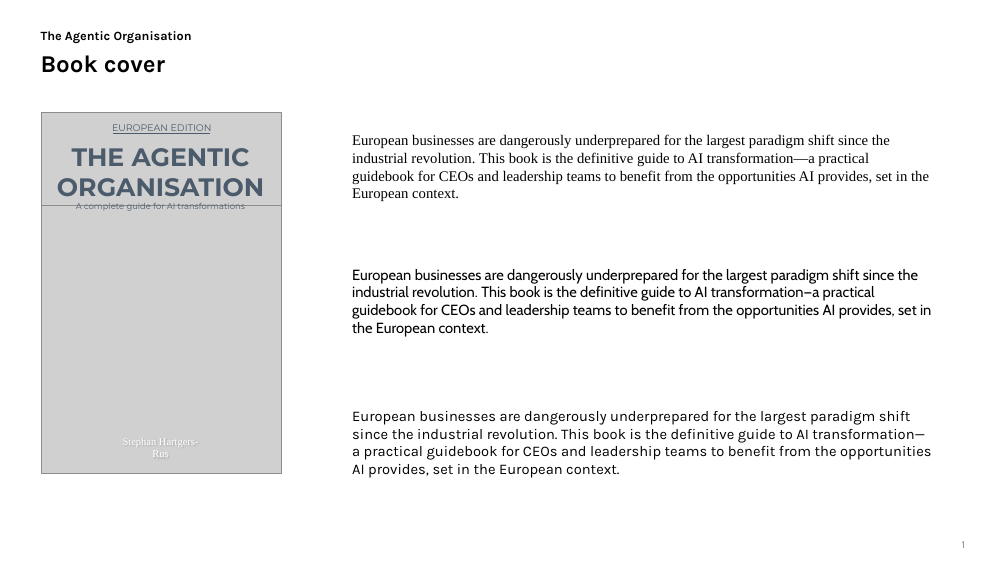
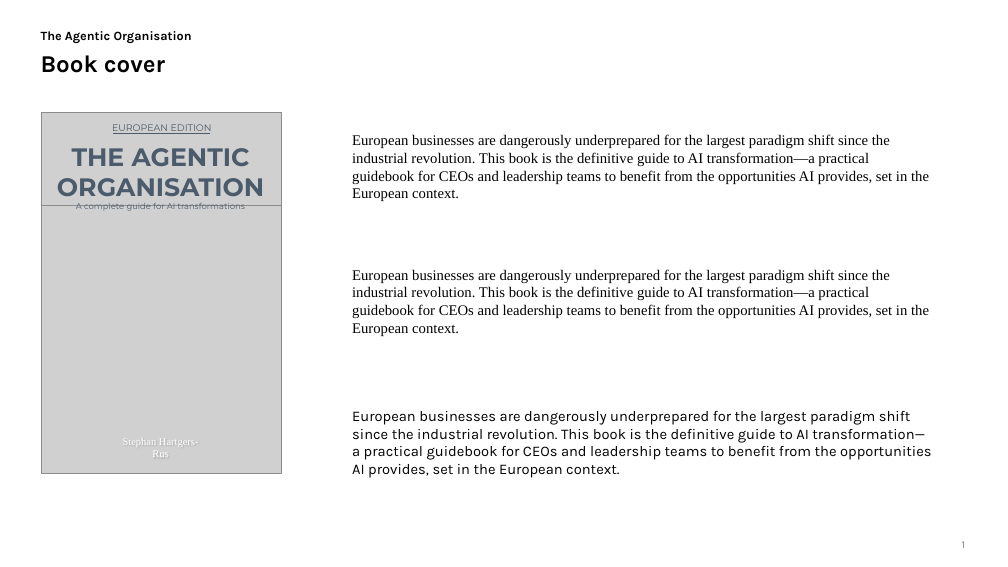
Before and after one commit to shartgers/book, a slide deck: slide 1 of input/AI Transformation framework for European CEO’s.pptx. Drawn at 1008x567 pixels with LibreOffice and Linux fonts; fonts in the diff are those of the drawing; grey boxes stand for pictures. Boxes give left, top, right and bottom in pixels: in the first picture for what was removed or moved away, otherwise in the second. Text is boxed around its words. In the diff, an @@ line names an element or a change of style, - is before the commit and + after.

```diff
--- a/input/AI Transformation framework for European CEO’s.pptx
+++ b/input/AI Transformation framework for European CEO’s.pptx
@@ text "European businesses are dangerously underprepared ..." at (x1=352, y1=269, x2=929, y2=336): font Cabin to Times New Roman @@
```
Also in this commit, not shown: 23 other files.
